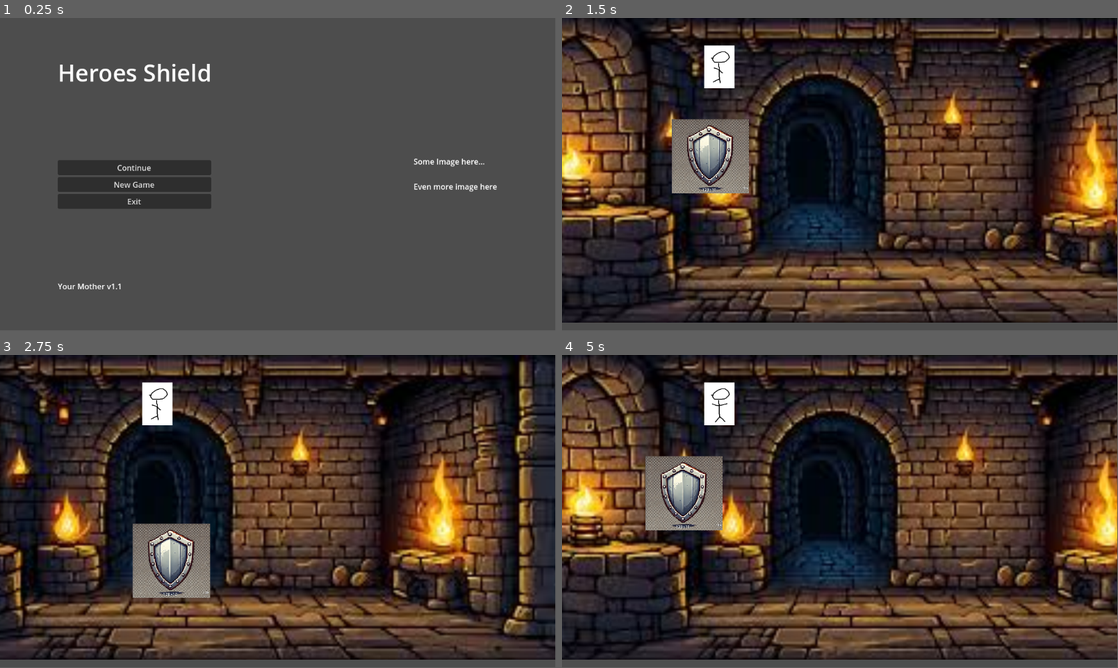
Above: before the commit, frames 1-4 (two rows, left to right).
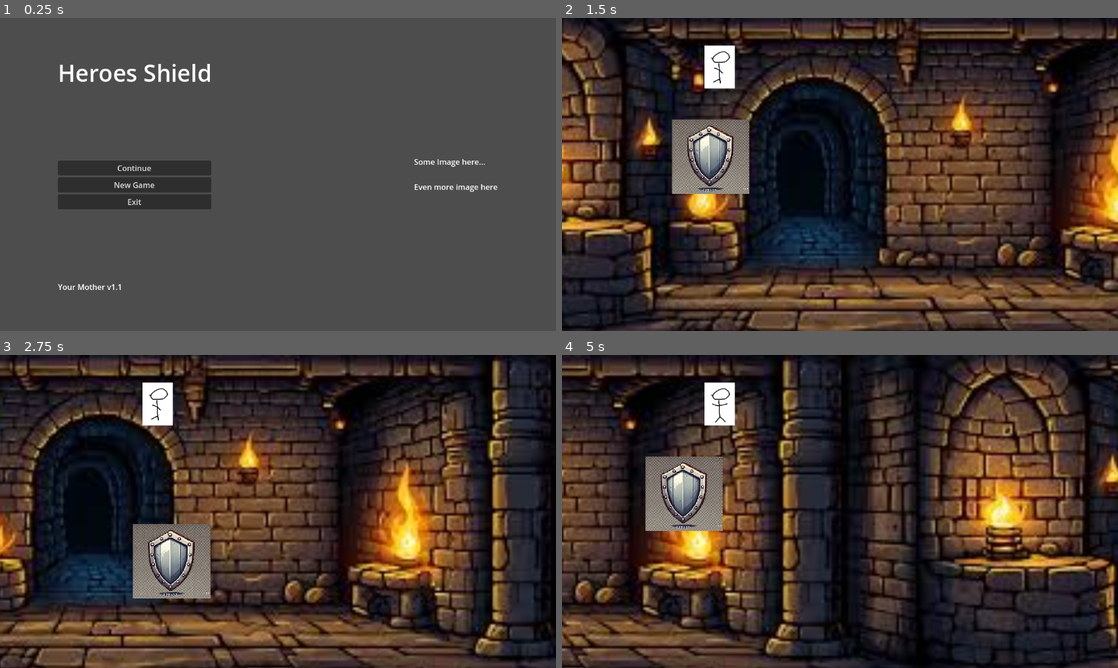
Above: after the commit, the same moments.

Repository: Cookie-Tin-Studios/Heroes-Shield
Game: Godot game, scene res://scenes/menu/main_menu.tscn
Two runs of this game, one before a commit and one after it. Both use one fixed random seed, a clock stepped at 60 frames per second and the inputs below.
Inputs:
- Up to frame 1 (0.25 s): no input
- Up to frame 2 (1.5 s): click "New Game" at 0.5 s; hold Right (ui_right) from 1.28 s (still down)
- Up to frame 3 (2.75 s): release Right (ui_right) at 2.03 s; hold Down (ui_down) from 2.03 s (still down)
- Up to frame 4 (5 s): release Down (ui_down) at 2.78 s; hold Right (ui_right) 2.78-3.53 s; hold Up (ui_up) 3.53-4.28 s; hold Left (ui_left) from 4.28 s (still down)
The window is 799x449 before the commit and 800x450 after it. Grey fills any space a smaller window leaves; there, only what the larger window draws over its background counts as a difference.

The runs differ from the first frame. In frame 1, 0.8% of the frame differs, in the area x 10-90%, y 14-87%; in frame 2, 53%; in frame 3, 67%; in frame 4, 74%, in the area x 0-100%, y 0-100%.

Commit message:
kinda fix the background paralaxing but not completely (#57)
* kinda fix the background

* lock size

* Set layer scale to .5

Diff:
--- a/project.godot
+++ b/project.godot
@@ -14,6 +14,10 @@
 run/main_scene="res://scenes/menu/main_menu.tscn"
 config/features=PackedStringArray("4.3", "GL Compatibility")
 config/icon="res://icon.svg"
+
+[display]
+
+window/stretch/mode="viewport"
 
 [dotnet]
 
--- a/scenes/background.tscn
+++ b/scenes/background.tscn
@@ -6,7 +6,7 @@
 
 [node name="ParallaxLayer" type="ParallaxLayer" parent="."]
 position = Vector2(1, 0)
-scale = Vector2(3, 3)
+motion_scale = Vector2(0.5, 0.5)
 motion_mirroring = Vector2(367, 0)
 
 [node name="Sprite2D" type="Sprite2D" parent="ParallaxLayer"]
--- a/scenes/main.tscn
+++ b/scenes/main.tscn
@@ -31,8 +31,8 @@
 zoom = Vector2(0.5, 0.5)
 
 [node name="Background" parent="Idiot_hero/Camera2D" instance=ExtResource("3_3s816")]
-scale = Vector2(3, 3.1)
-transform = Transform2D(3, 0, 0, 3.1, 0, 0)
+scale = Vector2(10, 10)
+transform = Transform2D(10, 0, 0, 10, 0, 0)
 
 [node name="Shield" parent="." instance=ExtResource("2_w3671")]
 position = Vector2(629, 578)
Not shown: 1 places in scenes/main.tscn that only renumber resources
